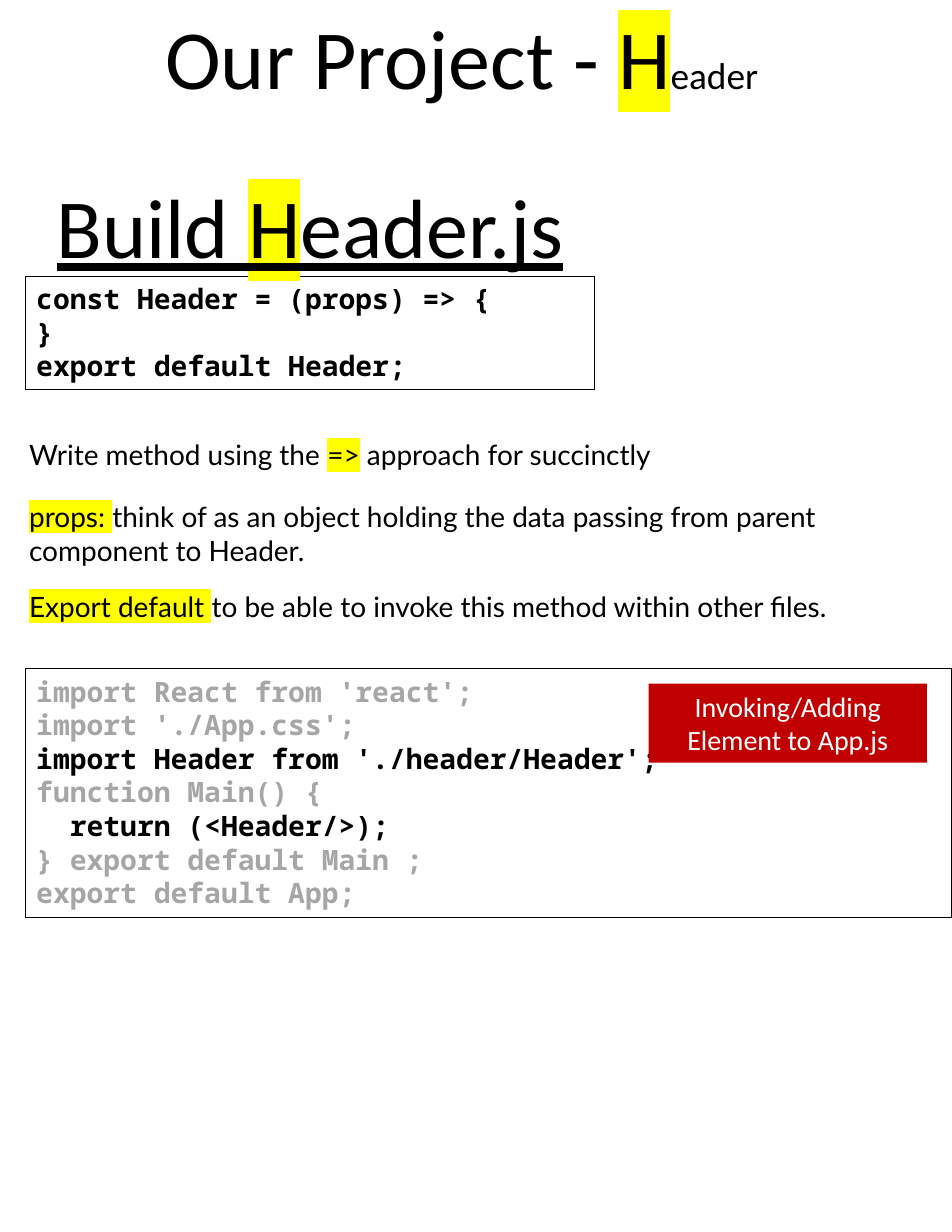
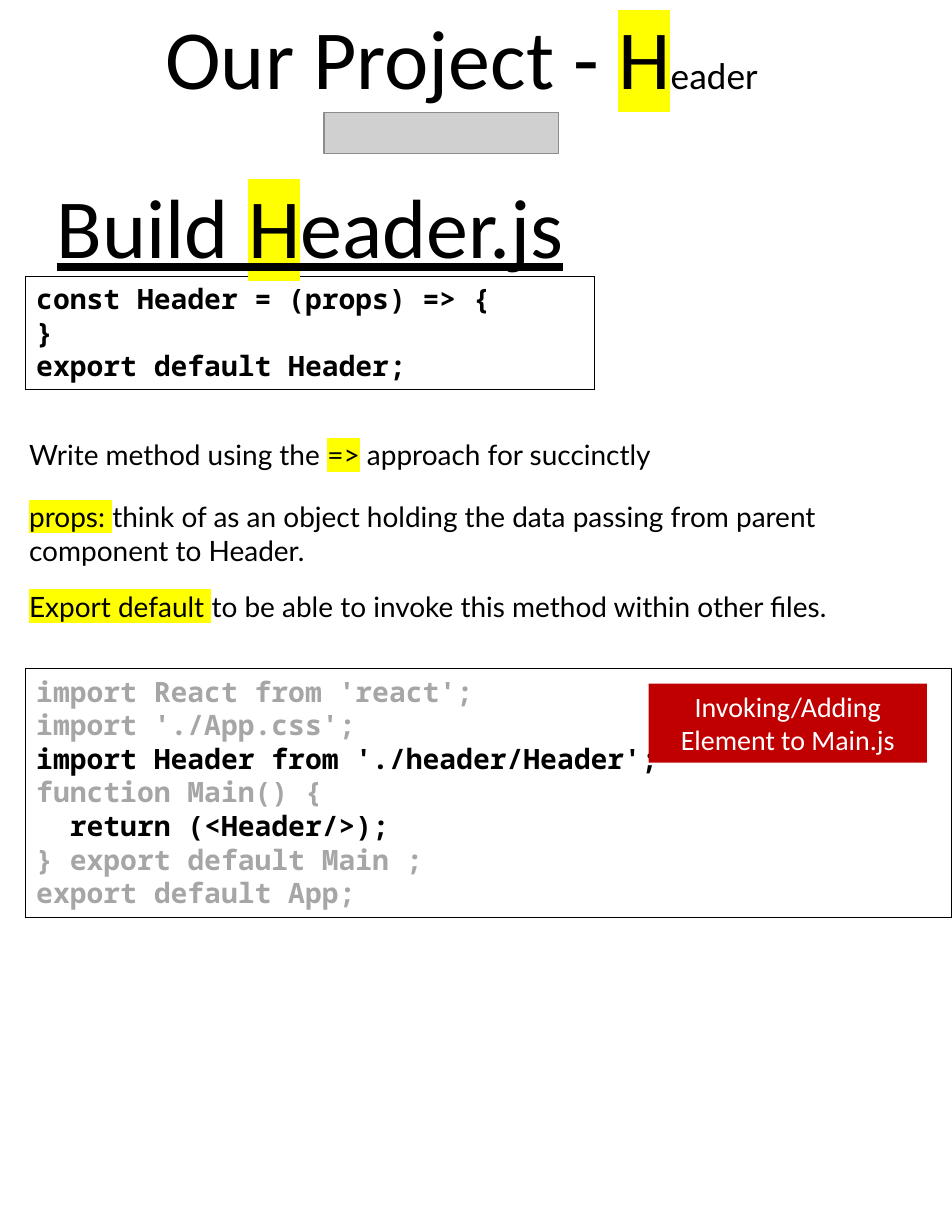
Before and after one commit to scorpion0511/mytracker, a slide deck: slide 28 of doc/React.pptx (slide 27 before the commit). Drawn at 952x1232 pixels with LibreOffice and Linux fonts; fonts in the diff are those of the drawing; grey boxes stand for pictures. Boxes give left, top, right and bottom in pixels: in the first picture for what was removed or moved away, otherwise in the second. Text is boxed around its words. In the diff, an @@ line names an element or a change of style, - is before the commit and + after.

```diff
--- a/doc/React.pptx
+++ b/doc/React.pptx
@@ picture added at bbox=[324, 112, 558, 152] @@
@@ text in rectangle at bbox=[681, 697, 894, 755]: text changed @@
-Invoking/Adding Element to App.js
+Invoking/Adding Element to Main.js
```
Also in this commit, not shown: 5 other slides changed, 1 slide added.
